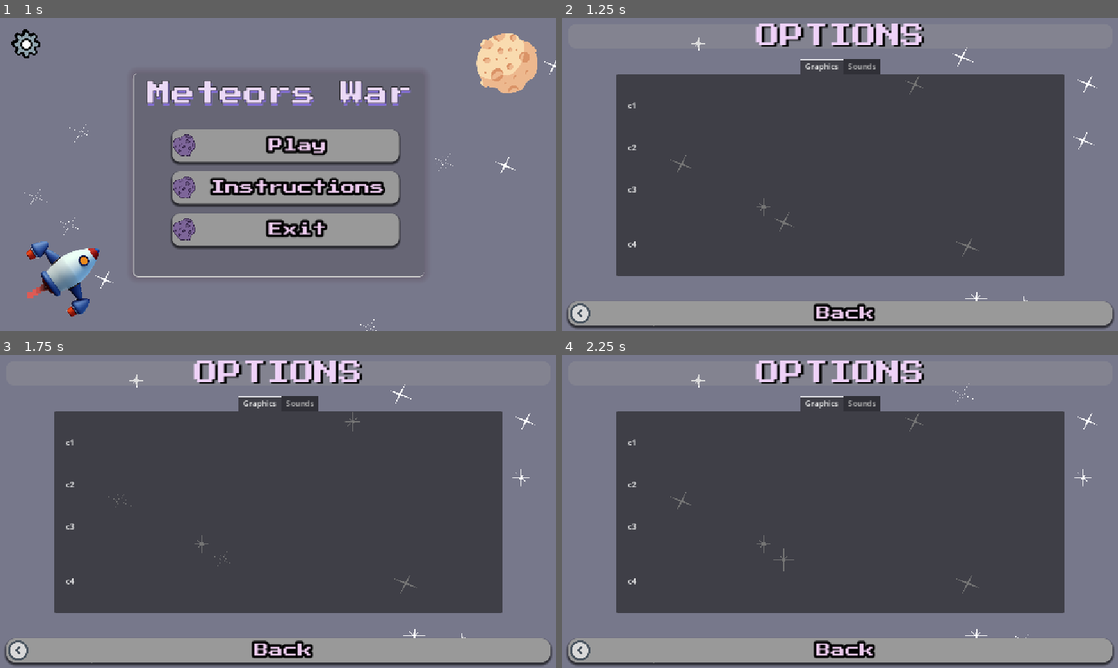
Above: before the commit, frames 1-4 (two rows, left to right).
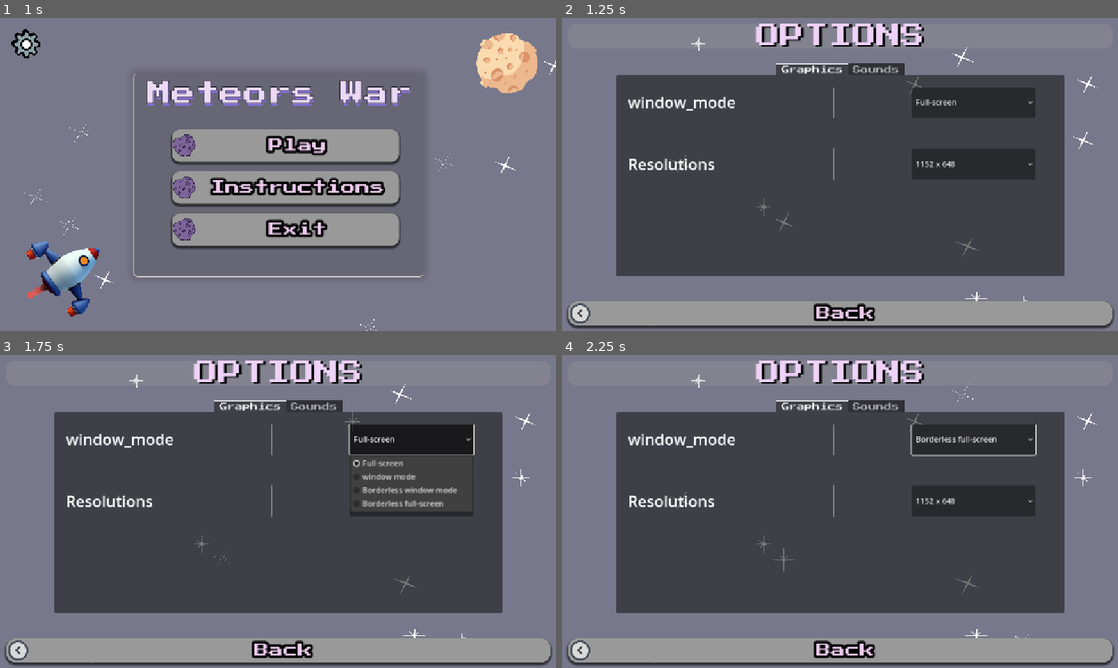
Above: after the commit, the same moments.

Repository: Alaa-Khaled210/Meteors-War
Game: Godot game, scene res://scense/home.tscn
Same seed, same stepped clock (60 frames per second), same inputs: the game is played once before the commit and once after it. Sound files missing from this copy of the repository are replaced by a short silence.
Inputs (mouse positions are in pixels of both pictures, inside the frame that each line leads up to):
- Up to frame 1 (1 s): click (27, 43) at 0.5 s
- Up to frame 2 (1.25 s): no input
- Up to frame 3 (1.75 s): click (411, 439) at 1.25 s, where only the run after the commit has a clickable "Full-screen"
- Up to frame 4 (2.25 s): click (973, 502) at 2 s, where only the run after the commit has a clickable "1152 x 648"

Frame 1 is identical in both runs. In frame 2, 5.8% of the frame differs, in the area x 9-91%, y 13-74%; in frame 3, 4.9%; in frame 4, 5.9%.

Commit message:
window mode and resolution

Diff:
--- a/global/global.gd
+++ b/global/global.gd
@@ -7,9 +7,11 @@
 func _ready() -> void:
 	load_score()
 
+
 func save_score():
 	var file = FileAccess.open(SAVEFILE, FileAccess.WRITE)
 	file.store_var(best_score)
+
 
 func load_score():
 	if FileAccess.file_exists(SAVEFILE):
--- a/project.godot
+++ b/project.godot
@@ -22,6 +22,7 @@
 
 [display]
 
+window/size/mode=3
 window/stretch/mode="canvas_items"
 
 [global_group]
--- /dev/null
+++ b/scense/option_display_btn.tscn
@@ -0,0 +1,29 @@
+[gd_scene format=3 uid="uid://lkek4sn5d13o"]
+
+[node name="option_display_btn" type="Control"]
+layout_mode = 3
+anchors_preset = 15
+anchor_right = 1.0
+anchor_bottom = 1.0
+grow_horizontal = 2
+grow_vertical = 2
+
+[node name="HBoxContainer" type="HBoxContainer" parent="."]
+layout_mode = 0
+offset_right = 40.0
+offset_bottom = 40.0
+theme_override_constants/separation = 160
+
+[node name="Label" type="Label" parent="HBoxContainer"]
+custom_minimum_size = Vector2(264, 0)
+layout_mode = 2
+theme_override_font_sizes/font_size = 32
+text = "Base_label"
+vertical_alignment = 1
+
+[node name="VSeparator" type="VSeparator" parent="HBoxContainer"]
+layout_mode = 2
+
+[node name="OptionButton" type="OptionButton" parent="HBoxContainer"]
+custom_minimum_size = Vector2(256, 64)
+layout_mode = 2
--- a/scense/option_menue.gd
+++ b/scense/option_menue.gd
@@ -16,10 +16,12 @@
 		star.speed_scale =rng.randf_range(0.6,1.4)
 
 
+
+
+
 # Called every frame. 'delta' is the elapsed time since the previous frame.
 #func _process(delta: float) -> void:
 	#pass
-
 
 func _on_backbtn_mouse_entered() -> void:
 	$hover.play()
--- /dev/null
+++ b/scense/resolution_btn.gd
@@ -0,0 +1,22 @@
+extends Control
+
+@onready var option_button: OptionButton = $HBoxContainer/OptionButton
+
+const RESOLUTION_DICTIONARY : Dictionary ={
+	"1152 x 648": Vector2i(1152,648),
+	"1280 x 720": Vector2i(1280,720),
+	"1920 x 1080": Vector2i(1920,1080),
+}
+
+func _ready() -> void:
+	add_resolution_item()
+
+
+
+func _on_option_button_item_selected(index: int) -> void:
+	DisplayServer.window_set_size(RESOLUTION_DICTIONARY.values()[index])
+
+
+func add_resolution_item()-> void:
+	for resolution_sizetxt in RESOLUTION_DICTIONARY :
+		option_button.add_item(resolution_sizetxt)
--- /dev/null
+++ b/scense/resolution_btn.tscn
@@ -0,0 +1,12 @@
+[gd_scene load_steps=3 format=3 uid="uid://hclyhjvic23y"]
+
+[ext_resource type="PackedScene" uid="uid://lkek4sn5d13o" path="res://scense/option_display_btn.tscn" id="1_gli6a"]
+[ext_resource type="Script" uid="uid://dt3fm88avu3mt" path="res://scense/resolution_btn.gd" id="2_tu43w"]
+
+[node name="resolution_btn" instance=ExtResource("1_gli6a")]
+script = ExtResource("2_tu43w")
+
+[node name="Label" parent="HBoxContainer" index="0"]
+text = "Resolutions"
+
+[connection signal="item_selected" from="HBoxContainer/OptionButton" to="." method="_on_option_button_item_selected"]
--- a/scense/setting_tab_container.tscn
+++ b/scense/setting_tab_container.tscn
@@ -1,4 +1,8 @@
-[gd_scene format=3 uid="uid://bjjpf1xv3yp8k"]
+[gd_scene load_steps=4 format=3 uid="uid://bjjpf1xv3yp8k"]
+
+[ext_resource type="FontFile" uid="uid://crgknw0a00f6k" path="res://Graphic/Fonts/PressStart2P-Regular.ttf" id="1_2ufxo"]
+[ext_resource type="PackedScene" uid="uid://bwvjp52hhw2qy" path="res://scense/themode_screen_btn.tscn" id="2_nahte"]
+[ext_resource type="PackedScene" uid="uid://hclyhjvic23y" path="res://scense/resolution_btn.tscn" id="3_06s54"]
 
 [node name="setting_tab_container" type="Control"]
 layout_mode = 3
@@ -14,11 +18,14 @@
 anchor_right = 1.0
 anchor_bottom = 1.0
 offset_left = 100.0
-offset_top = 70.0
+offset_top = 80.0
 offset_right = -100.0
 offset_bottom = -100.0
 grow_horizontal = 2
 grow_vertical = 2
+theme_override_colors/font_outline_color = Color(0.764516, 0.493237, 0.924367, 1)
+theme_override_colors/font_hovered_color = Color(0.627487, 0.556941, 0.823959, 1)
+theme_override_fonts/font = ExtResource("1_2ufxo")
 tab_alignment = 1
 current_tab = 0
 
@@ -38,27 +45,19 @@
 theme_override_constants/margin_right = 24
 theme_override_constants/margin_bottom = 24
 
-[node name="VBoxContainer" type="VBoxContainer" parent="TabContainer/Graphics/MarginContainer"]
+[node name="ScrollContainer" type="ScrollContainer" parent="TabContainer/Graphics/MarginContainer"]
 layout_mode = 2
-theme_override_constants/separation = 64
+
+[node name="VBoxContainer" type="VBoxContainer" parent="TabContainer/Graphics/MarginContainer/ScrollContainer"]
+layout_mode = 2
+theme_override_constants/separation = 128
 alignment = 1
 
-[node name="Label" type="Label" parent="TabContainer/Graphics/MarginContainer/VBoxContainer"]
+[node name="Themode_Screen_btn" parent="TabContainer/Graphics/MarginContainer/ScrollContainer/VBoxContainer" instance=ExtResource("2_nahte")]
 layout_mode = 2
-text = "c1"
 
-[node name="Label2" type="Label" parent="TabContainer/Graphics/MarginContainer/VBoxContainer"]
+[node name="resolution_btn" parent="TabContainer/Graphics/MarginContainer/ScrollContainer/VBoxContainer" instance=ExtResource("3_06s54")]
 layout_mode = 2
-text = "c2"
-
-[node name="Label3" type="Label" parent="TabContainer/Graphics/MarginContainer/VBoxContainer"]
-layout_mode = 2
-text = "c3
-"
-
-[node name="Label4" type="Label" parent="TabContainer/Graphics/MarginContainer/VBoxContainer"]
-layout_mode = 2
-text = "c4"
 
 [node name="Sounds" type="TabBar" parent="TabContainer"]
 visible = false
--- /dev/null
+++ b/scense/themode_screen_btn.gd
@@ -0,0 +1,35 @@
+extends Control
+
+
+@onready var option_button: OptionButton = $HBoxContainer/OptionButton
+
+const WINDOW_MODE_ARRAY	: Array[String]=[
+	"Full-screen",
+	"window mode",
+	"Borderless window mode",
+	"Borderless full-screen"
+]
+func _ready() -> void:
+	add_window_mode_item()
+
+func add_window_mode_item()-> void:
+	for Window_mode in WINDOW_MODE_ARRAY:
+		option_button.add_item(Window_mode)
+
+func _on_option_button_item_selected(index: int) -> void:
+	match index:
+		0: # Full-screen
+			DisplayServer.window_set_mode(DisplayServer.WINDOW_MODE_FULLSCREEN)
+			DisplayServer.window_set_flag(DisplayServer.WINDOW_FLAG_BORDERLESS, false)
+
+		1: # window mode
+			DisplayServer.window_set_mode(DisplayServer.WINDOW_MODE_WINDOWED)
+			DisplayServer.window_set_flag(DisplayServer.WINDOW_FLAG_BORDERLESS, false)
+
+		2: #"Borderless window mode
+			DisplayServer.window_set_mode(DisplayServer.WINDOW_MODE_WINDOWED)
+			DisplayServer.window_set_flag(DisplayServer.WINDOW_FLAG_BORDERLESS, true)
+
+		3: # Borderless Full-screen
+			DisplayServer.window_set_mode(DisplayServer.WINDOW_MODE_FULLSCREEN)
+			DisplayServer.window_set_flag(DisplayServer.WINDOW_FLAG_BORDERLESS, true)
--- /dev/null
+++ b/scense/themode_screen_btn.tscn
@@ -0,0 +1,12 @@
+[gd_scene load_steps=3 format=3 uid="uid://bwvjp52hhw2qy"]
+
+[ext_resource type="PackedScene" uid="uid://lkek4sn5d13o" path="res://scense/option_display_btn.tscn" id="1_xvw34"]
+[ext_resource type="Script" uid="uid://dmuq6g1s4grxj" path="res://scense/themode_screen_btn.gd" id="2_dt0n8"]
+
+[node name="Themode_Screen_btn" instance=ExtResource("1_xvw34")]
+script = ExtResource("2_dt0n8")
+
+[node name="Label" parent="HBoxContainer" index="0"]
+text = "window_mode"
+
+[connection signal="item_selected" from="HBoxContainer/OptionButton" to="." method="_on_option_button_item_selected"]
Not shown, added: scense/resolution_btn.gd.uid
Not shown, added: scense/themode_screen_btn.gd.uid
